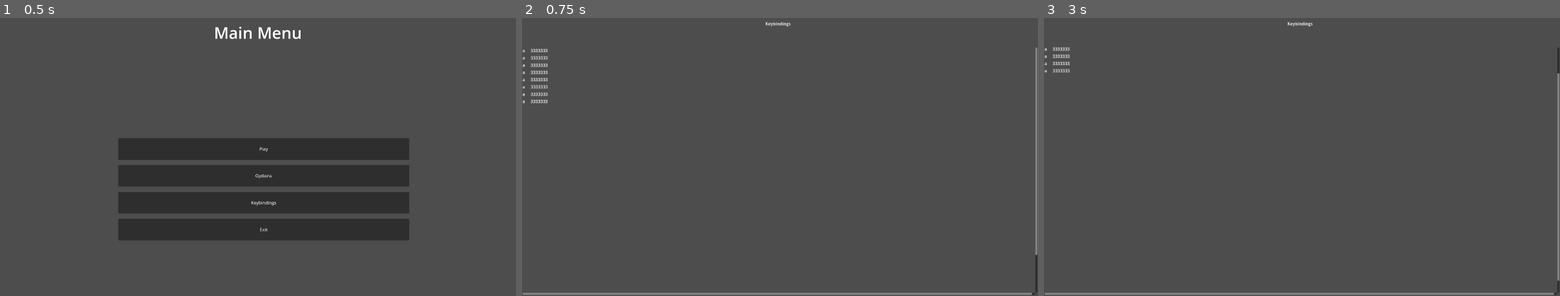
Above: before the commit, frames 1-3 (left to right).
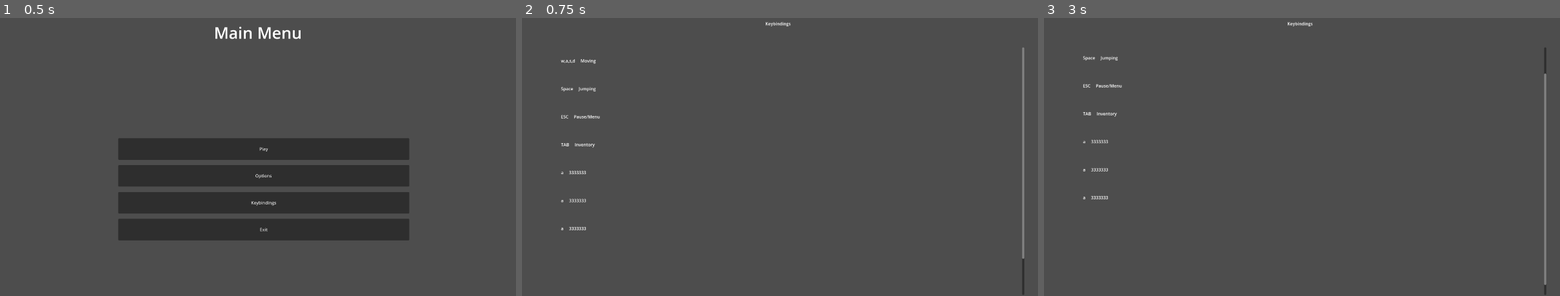
Above: after the commit, the same moments.

Repository: DragonCat4012/StarSign_Game
Game: Godot game, scene res://Scenes/Menu/MainMenu.tscn
Same seed, same stepped clock (60 frames per second), same inputs: the game is played once before the commit and once after it.
Inputs (mouse positions are in pixels of both pictures, inside the frame that each line leads up to):
- Up to frame 1 (0.5 s): no input
- Up to frame 2 (0.75 s): click "Keybindings" at 0.5 s
- Up to frame 3 (3 s): tap Enter at 1.25 s; move the mouse to (1415, 137) at 1.27 s; hold D (Move_Right) 1.28-2.03 s; hold Tab (UI_Inv) 1.28-2.03 s; tap Space (Move_Jump) at 1.52, 2.27 s; tap Shift (UI_Zoom_Reset) at 2, 2.75 s; move the mouse to (1198, 165) at 2.02 s; hold Down (Move_Backward) 2.03-2.78 s; tap Mouse wheel up (UI_Zoom_In) at 2.1 s; move the mouse to (1353, 87) at 2.77 s; hold D (Move_Right) from 2.78 s (still down); tap Mouse wheel down (UI_Zoom_Out) at 2.85 s

Frame 1 is identical in both runs. In frame 2, 2.0% of the frame differs, in the area x 0-100%, y 10-100%; in frame 3, 1.8%.

Commit message:
Add bindings

Diff:
--- a/Scenes/Menu/Keybindings.tscn
+++ b/Scenes/Menu/Keybindings.tscn
@@ -12,64 +12,69 @@
 vertical_alignment = 1
 
 [node name="ScrollContainer" type="ScrollContainer" parent="."]
-offset_left = 2.0
+offset_left = 145.0
 offset_top = 155.0
-offset_right = 1918.0
+offset_right = 1869.0
 offset_bottom = 1076.0
 
 [node name="VBoxContainer" type="VBoxContainer" parent="ScrollContainer"]
-custom_minimum_size = Vector2(1920, 1080)
+custom_minimum_size = Vector2(1600, 1080)
 layout_mode = 2
 
 [node name="HBoxContainer" type="HBoxContainer" parent="ScrollContainer/VBoxContainer"]
+custom_minimum_size = Vector2(0, 100)
 layout_mode = 2
 theme_override_constants/separation = 20
 
 [node name="Label" type="Label" parent="ScrollContainer/VBoxContainer/HBoxContainer"]
 layout_mode = 2
-text = "a"
+text = "w,a,s,d"
 
 [node name="Label2" type="Label" parent="ScrollContainer/VBoxContainer/HBoxContainer"]
 layout_mode = 2
-text = "3333333"
+text = "Moving"
 
 [node name="HBoxContainer2" type="HBoxContainer" parent="ScrollContainer/VBoxContainer"]
+custom_minimum_size = Vector2(0, 100)
 layout_mode = 2
 theme_override_constants/separation = 20
 
 [node name="Label" type="Label" parent="ScrollContainer/VBoxContainer/HBoxContainer2"]
 layout_mode = 2
-text = "a"
+text = "Space"
 
 [node name="Label2" type="Label" parent="ScrollContainer/VBoxContainer/HBoxContainer2"]
 layout_mode = 2
-text = "3333333"
+text = "Jumping"
 
 [node name="HBoxContainer3" type="HBoxContainer" parent="ScrollContainer/VBoxContainer"]
+custom_minimum_size = Vector2(0, 100)
 layout_mode = 2
 theme_override_constants/separation = 20
 
 [node name="Label" type="Label" parent="ScrollContainer/VBoxContainer/HBoxContainer3"]
 layout_mode = 2
-text = "a"
+text = "ESC"
 
 [node name="Label2" type="Label" parent="ScrollContainer/VBoxContainer/HBoxContainer3"]
 layout_mode = 2
-text = "3333333"
+text = "Pause/Menu"
 
 [node name="HBoxContainer4" type="HBoxContainer" parent="ScrollContainer/VBoxContainer"]
+custom_minimum_size = Vector2(0, 100)
 layout_mode = 2
 theme_override_constants/separation = 20
 
 [node name="Label" type="Label" parent="ScrollContainer/VBoxContainer/HBoxContainer4"]
 layout_mode = 2
-text = "a"
+text = "TAB"
 
 [node name="Label2" type="Label" parent="ScrollContainer/VBoxContainer/HBoxContainer4"]
 layout_mode = 2
-text = "3333333"
+text = "Inventory"
 
 [node name="HBoxContainer5" type="HBoxContainer" parent="ScrollContainer/VBoxContainer"]
+custom_minimum_size = Vector2(0, 100)
 layout_mode = 2
 theme_override_constants/separation = 20
 
@@ -82,6 +87,7 @@
 text = "3333333"
 
 [node name="HBoxContainer6" type="HBoxContainer" parent="ScrollContainer/VBoxContainer"]
+custom_minimum_size = Vector2(0, 100)
 layout_mode = 2
 theme_override_constants/separation = 20
 
@@ -94,6 +100,7 @@
 text = "3333333"
 
 [node name="HBoxContainer7" type="HBoxContainer" parent="ScrollContainer/VBoxContainer"]
+custom_minimum_size = Vector2(0, 100)
 layout_mode = 2
 theme_override_constants/separation = 20
 
@@ -104,15 +111,3 @@
 [node name="Label2" type="Label" parent="ScrollContainer/VBoxContainer/HBoxContainer7"]
 layout_mode = 2
 text = "3333333"
-
-[node name="HBoxContainer8" type="HBoxContainer" parent="ScrollContainer/VBoxContainer"]
-layout_mode = 2
-theme_override_constants/separation = 20
-
-[node name="Label" type="Label" parent="ScrollContainer/VBoxContainer/HBoxContainer8"]
-layout_mode = 2
-text = "a"
-
-[node name="Label2" type="Label" parent="ScrollContainer/VBoxContainer/HBoxContainer8"]
-layout_mode = 2
-text = "3333333"
